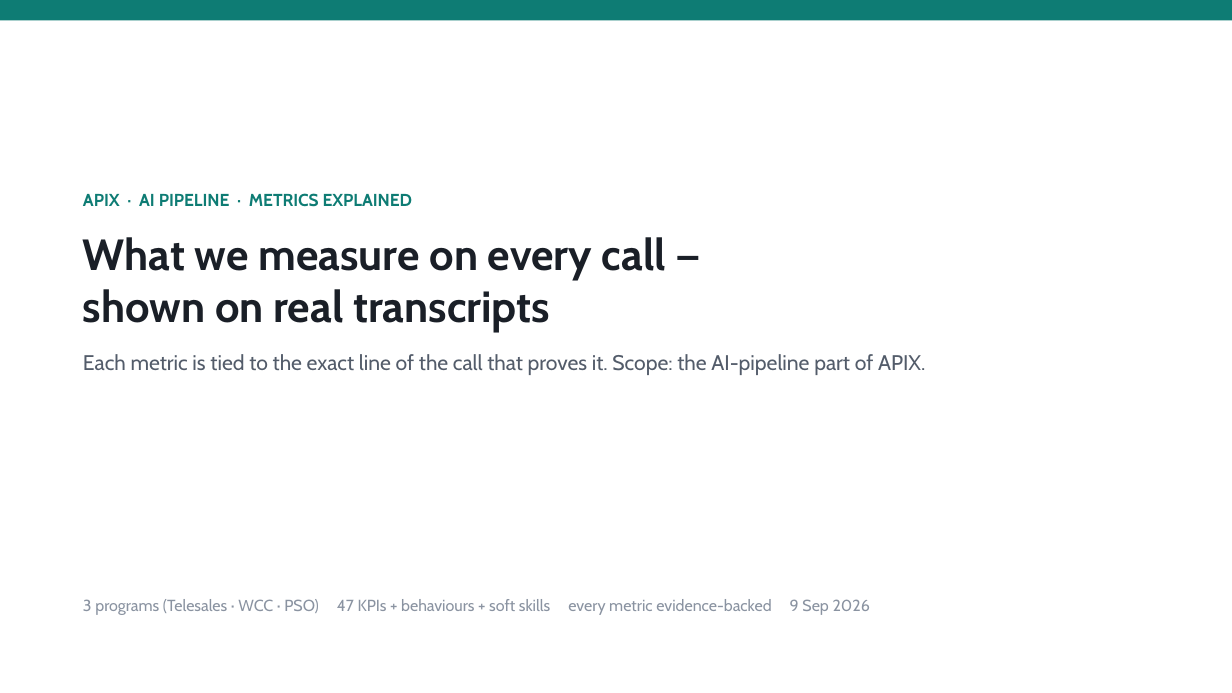
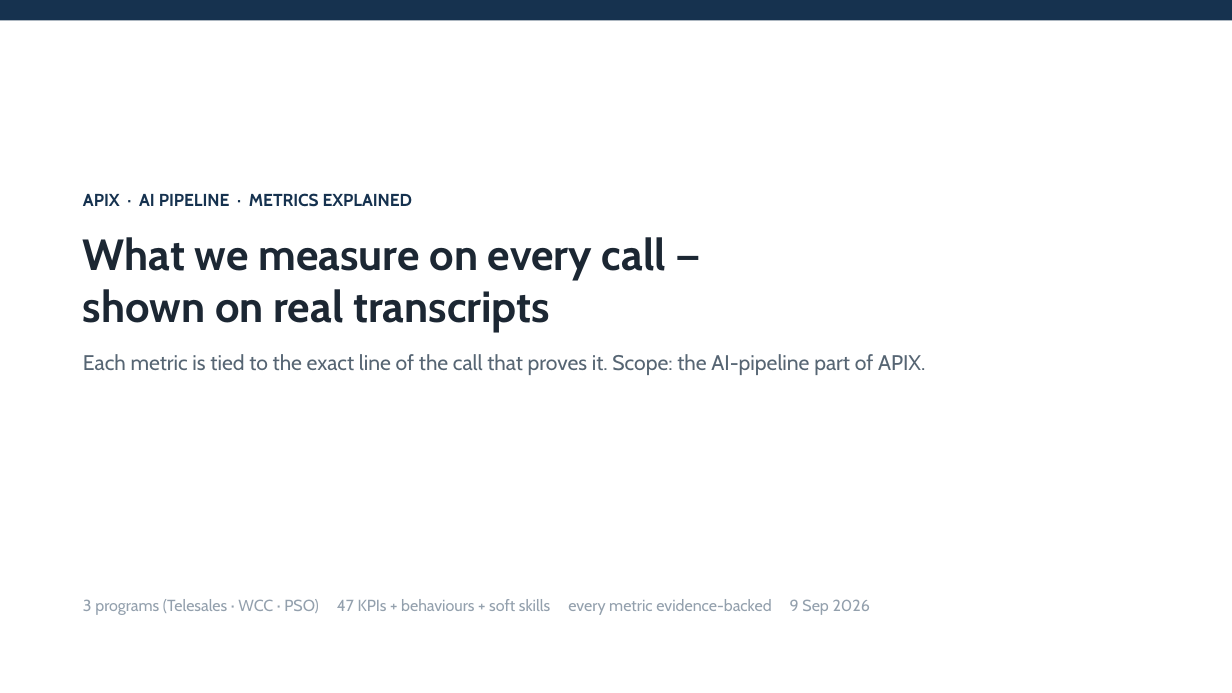
Before and after one commit to shyamanugu/LLMOps, a slide deck: slide 1 of usecases/ai_pipeline 2/docs/APIX_Metrics_Discussion.pptx. Drawn at 1232x693 pixels with LibreOffice and Linux fonts; fonts in the diff are those of the drawing. Boxes give left, top, right and bottom in pixels: in the first picture for what was removed or moved away, otherwise in the second. Text is boxed around its words. In the diff, an @@ line names an element or a change of style, - is before the commit and + after.

```diff
--- a/usecases/ai_pipeline 2/docs/APIX_Metrics_Discussion.pptx
+++ b/usecases/ai_pipeline 2/docs/APIX_Metrics_Discussion.pptx
@@ rectangle at box(0, 0, 1232, 20): fill #0E7C74 to #16324F @@
@@ text "APIX · AI PIPELINE · ..." at box(83, 193, 925, 375): text colour #0E7C74 to #16324F in "APIX · AI PIPELINE · METRICS EXPLAINED"; text colour #1A1F27 to #1C2733 in "What we measure on every call —", "shown on real transcripts"; text colour #535C6A to #566573 in "Each metric is tied to the exact ..." @@
```
Also in this commit, not shown: 7 other slides changed, 1 other file.
